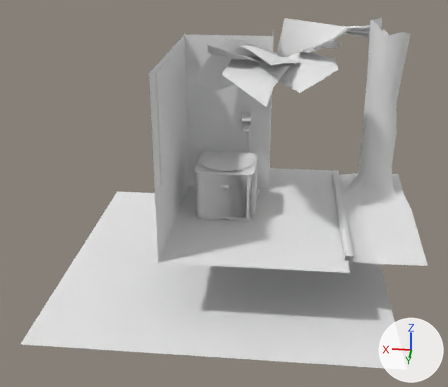
The Blender file vl.vlabs.com.ua/models/hvac/vlab.hvac.base-heat-pump/vlab.hvac.base-heat-pump.blend, before and after one commit.
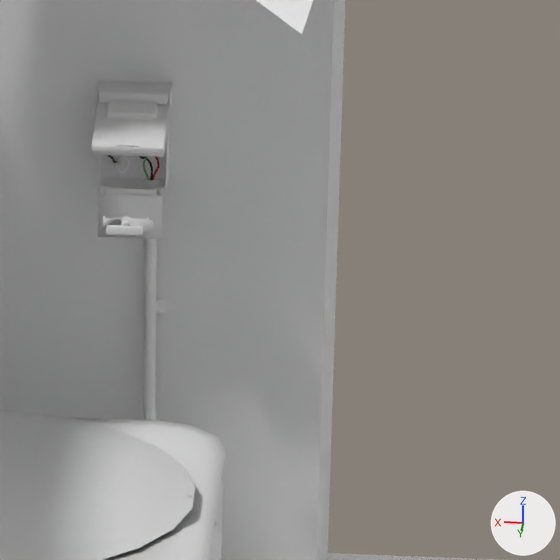
There are two pictures of each version: one whole from a 50 mm camera at (-0.83, 8.64, 4.14) aimed at (0.02, 0.26, 0.37), one close up on the part from 52% to 66% of the width and 27% to 44% of the height. Every picture has the same lights, and +X, +Y and +Z are marked at lower right.

In view in the first close-up: 'ACDisconnectCase', 'ACDisconnectClamp', 'ACDisconnectDoor', 'ACDisconnectInternalPlate', 'bryantB225B_heatPumpFanGrid', 'bryantB225B_heatPumpFrameCap', 'houseWall', 'treeBranch2', 'wireSleeve'.
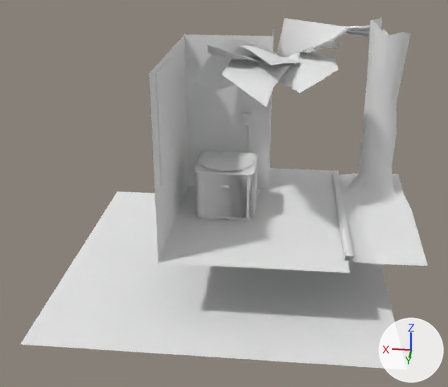
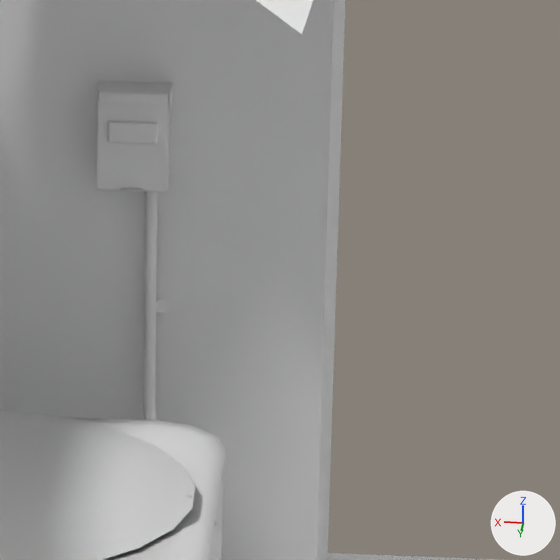
Location of each change, (x1, y1, x2, y2) in pixels of the close-ups (560 x 560 px):
'ACDisconnectDoor', turned
    before: (92, 95, 170, 157)
    after: (96, 92, 170, 192)
'ACDisconnectInternalPlate', moved (not visible afterwards)
    before: (98, 187, 163, 239)
'ACDisconnectClamp', moved, turned (not visible afterwards)
    before: (103, 216, 153, 236)

The change in detail:
Object 'ACDisconnectClamp' (ob_acdisconnectclamp) moves from (-0.24, -0.552, 1.094) to (-0.24, -0.747, 1.22).
Object 'ACDisconnectClamp' (ob_acdisconnectclamp) turns from (0, 0, 0) to (0, 180, 0) degrees about x, y and z.
Object 'ACDisconnectDoor' (ob_acdisconnectdoor) turns from (74, 0, 0) to (0, 0, 0) degrees about x, y and z.
Object 'ACDisconnectInternalPlate' (ob_acdisconnectinternalplate) moves from (-0.24, -0.692, 1.074) to (-0.24, -0.748, 1.156).
